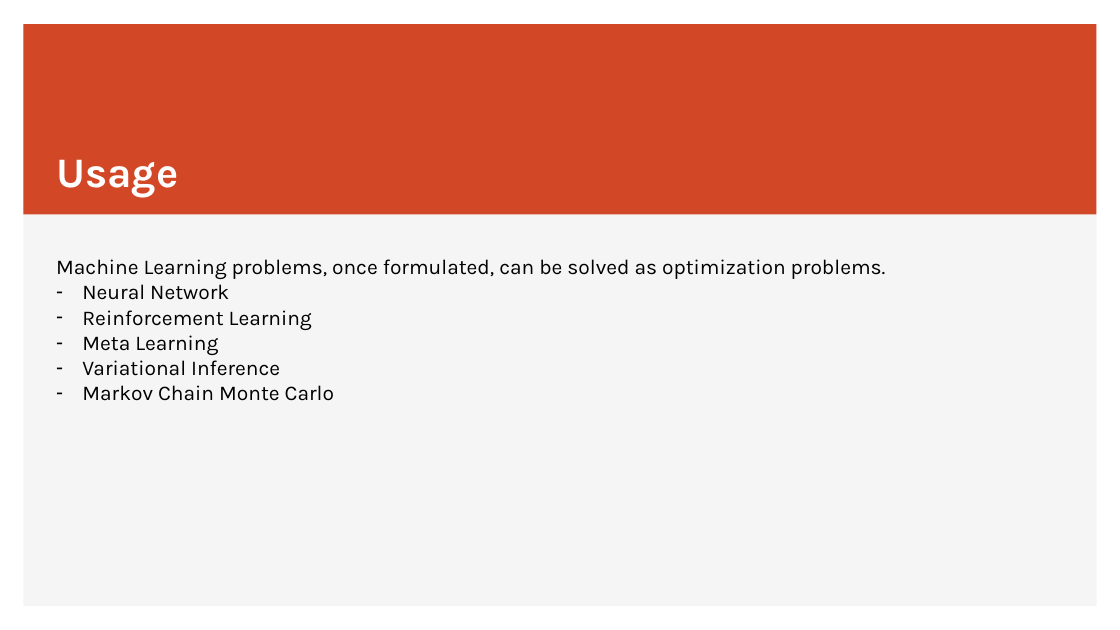
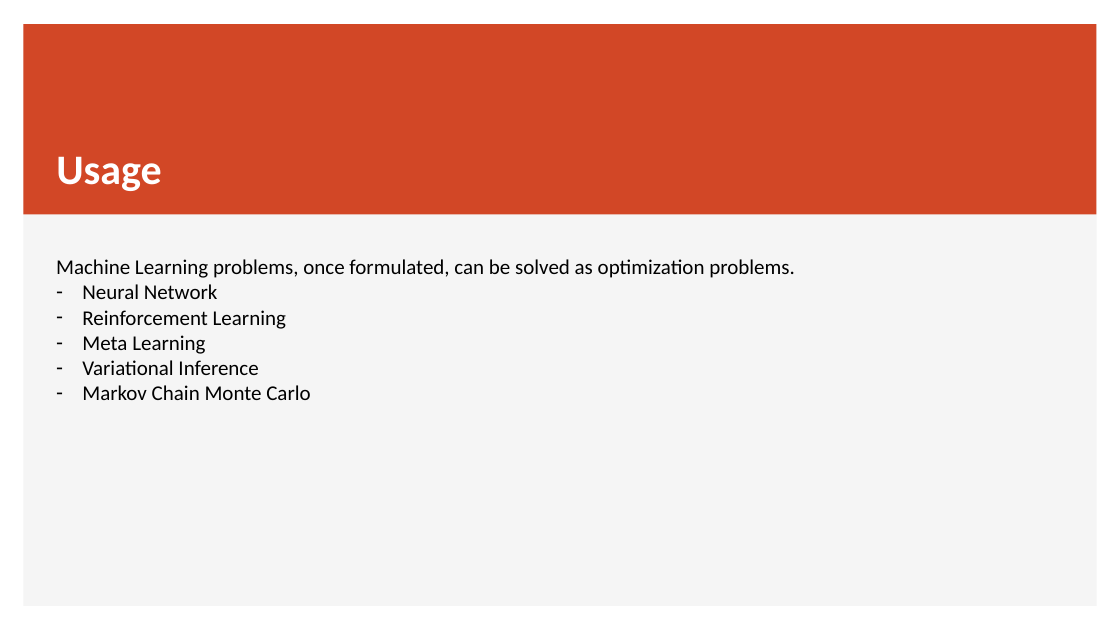
Before and after one commit to JiadaoZ22/Writings, a slide deck: slide 2 of IUPUI/ECE662/submission1_optimization.pptx. Drawn at 1120x630 pixels with LibreOffice and Linux fonts; fonts in the diff are those of the drawing. Boxes give left, top, right and bottom in pixels: in the first picture for what was removed or moved away, otherwise in the second. Text is boxed around its words. In the diff, an @@ line names an element or a change of style, - is before the commit and + after.

```diff
--- a/IUPUI/ECE662/submission1_optimization.pptx
+++ b/IUPUI/ECE662/submission1_optimization.pptx
@@ title "Usage" at [56, 156, 161, 191]: font Karla to Calibri; line spacing 1 to 0.9; vertical alignment bottom to middle @@
@@ text "Machine Learning problems, once formulated, ..." at [56, 259, 795, 400]: font Karla to Calibri @@
```
Also in this commit, not shown: 3 other slides changed, 8 slides added, 4 slides removed.
